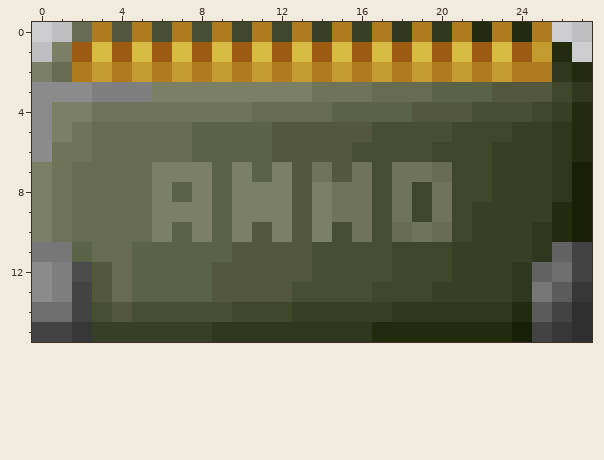
Pixel-art sprite, stored at sprites/ammoa0.png. Above, as it was before the edit.
The file is 28x16 pixels. Colours within 5 levels of each other are drawn and written as one.
The result:
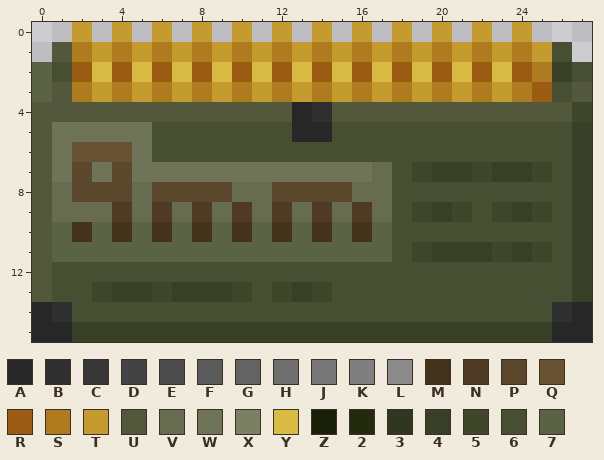
Palette (. is transparent): A #272727  B #2f2f2f  C #373737  D #434343  E #4b4b4b  F #5b5b5b  G #636363  H #6f6f6f  J #777777  K #7f7f7f  L #8b8b8b  M #43331b  N #4f3b23  P #5b472b  Q #675333  R #9b5b13  S #af7b1f  T #c39b2f  U #53573b  V #676b4f  W #6f7357  X #7b7f63  Y #d7bb43  Z #171f07  2 #232b0f  3 #2f371f  4 #373f27  5 #3f472b  6 #474f33  7 #5b6347
Change:
@@ x 0..27 @@
- 0 ..VSUS6S6S5S5S4S4S3S3S2S2S..
- 1 .XRYRYRYRYRYRYRYRYRYRYRYRT2.
- 2 XVSTSTSTSTSTSTSTSTSTSTSTSS32
- 3 LLLKKKXXXXXXXXWWWVVV777UUU53
- 4 LXXWWWWWWWWVVVV7777UUU666542
- 5 LXWVVVVV7777UUUUU66665554432
- 6 LWWVVVVV7777UUUU666655544432
- 7 XWVVVVXXX7X7XUWUW6WWV554443Z
- 8 XWVVVVX7X7XXXUXWW6W5W554443Z
- 9 XWVVVVXXX7XXXUXWW6W5W544442Z
-10 XWVVVVX7X7XUXUX6W6VWV544432Z
-11 JJ7VV77777UUUU666655544443GD
-12 LKEUV7777UUUUU66665554443GHD
-13 LKDUV7777UUUU666655544443JFC
-14 HHD6U66666555444443333332FDB
-15 DDC444444333333332222222ZDCB
+ 0 ..T.T.T.T.T.T.T.T.T.T.T.T...
+ 1 .USTSTSTSTSTSTSTSTSTSTSTST6.
+ 2 76RYRYRYRYRYRYRYRYRYRYRYRS46
+ 3 7USTSTSTSTSTSTSTSTSTSTSTSR6U
+ 4 UUUUUUUUUUUUUABUUUUUUUUUUUU5
+ 5 UWWWWW6666666AA6666666666664
+ 6 UWQQQW6666666666666666666664
+ 7 UWPWPWWWWWWWWWWWWV6544544564
+ 8 UVPPPVPPPPVVPPPPVV6666666664
+ 9 UVVVNVNVNVNVNVNVNV6545654564
+10 U7M7M7M7M7M7M7M7M76666666664
+11 U777777777777777776544454564
+12 U666666666666666666666666664
+13 U665445444565456666666666664
+14 AB666666666666666666666666BA
+15 AA444444444444444444444444AA
